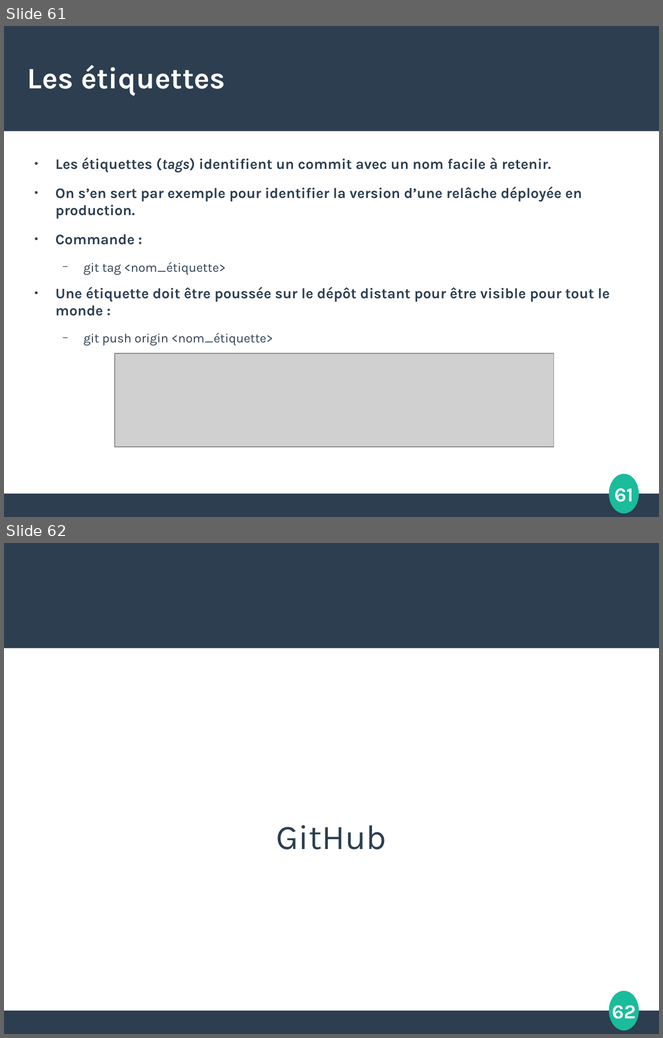
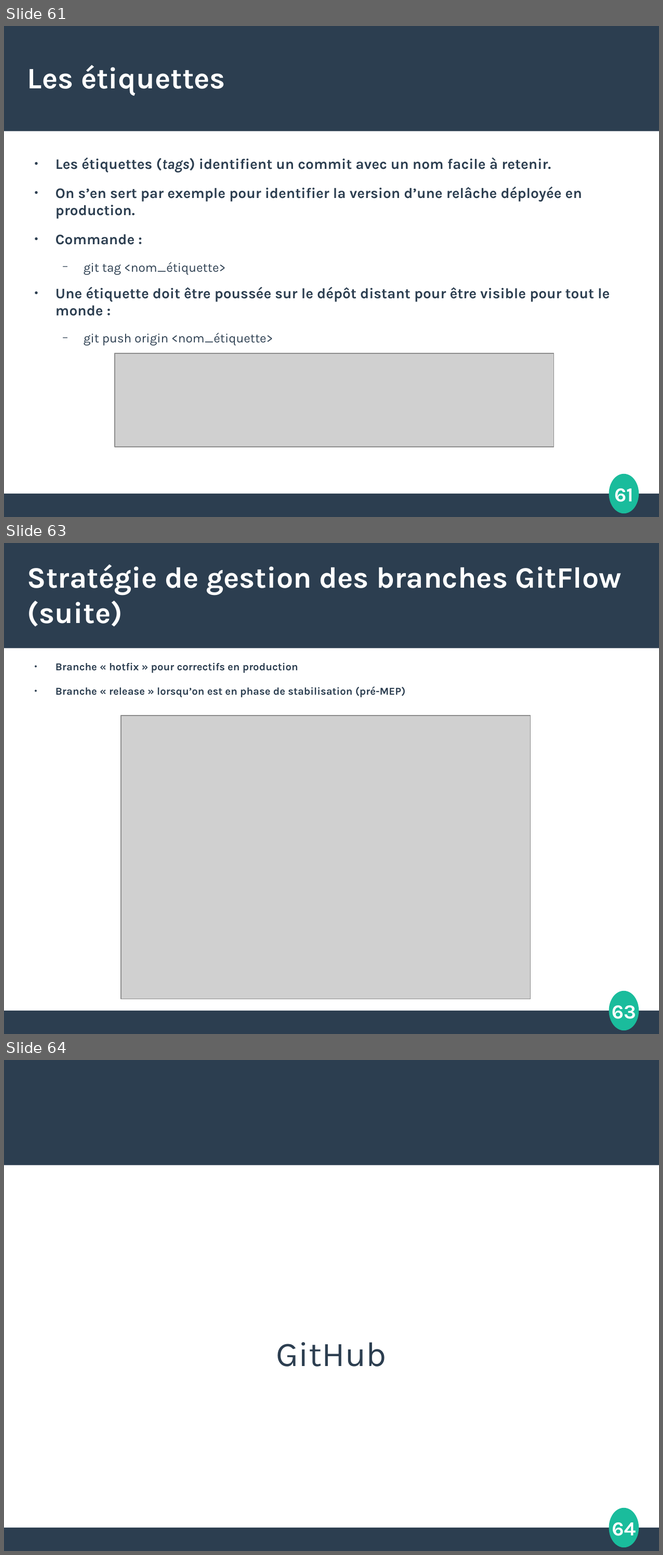
Before and after one commit to etdube/formation_git, a slide deck: Présentation git.odp. Shown one above the other, each under a label of ours: slides 61 and 62 before the commit, slides 61, 63 and 64 after it; the slides between them are not shown. The pictures are 663x1038 and 663x1555 pixels, drawn with LibreOffice and Linux fonts; fonts in the diff are those of the drawing; grey boxes stand for pictures. Boxes give left, top, right and bottom in pixels: in the first picture for what was removed or moved away, otherwise in the second. Text is boxed around its words. In the diff, an @@ line names an element or a change of style, - is before the commit and + after.

```diff
--- a/Présentation git.odp
+++ b/Présentation git.odp
@@ slide 63 added at (4,543,659,1034), background #FFFFFF; not listed: 4 template elements that a slide beside it also shows @@
@@ title added at (27,564,622,627), 36 pt, text #FFFFFF, bold @@
+Stratégie de gestion des branches GitFlow (suite)
@@ text added at (55,663,406,697), 12.8 pt, text #2C3E50, bold @@
+● Branche « hotfix » pour correctifs en production
+● Branche « release » lorsqu’on est en phase de stabilisation (pré-MEP)
@@ picture added at (121,716,531,1000) @@
@@ what was slide 62 is now slide 64 @@
@@ page number at (612,1522,636,1541): text changed @@
-62
+64
```
Also in this commit, not shown: 1 slide changed, 10 other slides added, 1 other file.
